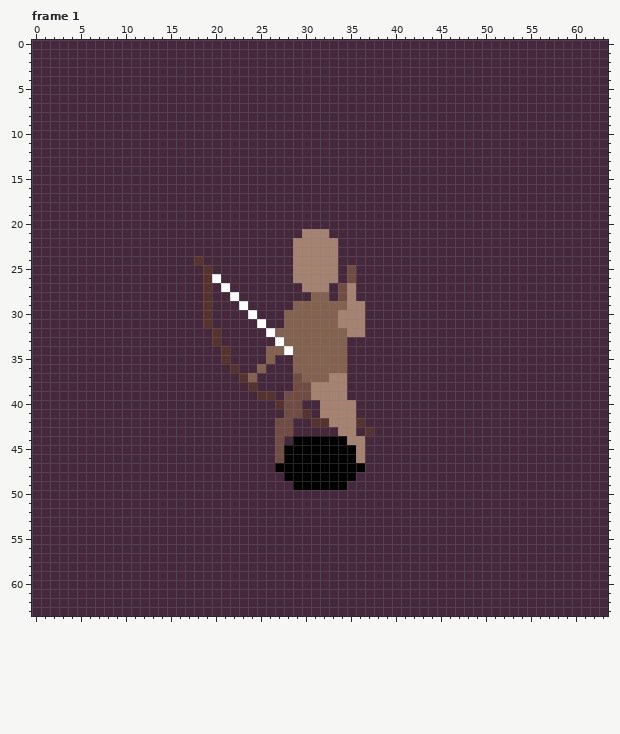
Pixel-art file, stored at assets/aseprite/human/human_melee_ranged_bow_attack.ase. The picture above is the old version.
64x64 pixels, 6 frames. Colours within 5 levels of each other are drawn and written as one. Shown: frame 1. The commit also changed other frames, which this record leaves out.
And afterwards:
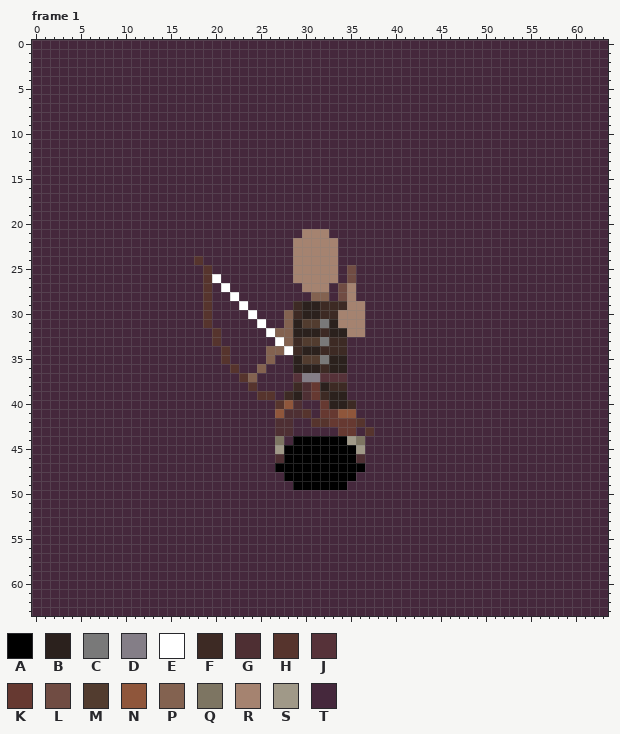
Palette (. is transparent): A #000000  B #2b211d  C #797979  D #847e87  E #ffffff  F #3d2a24  G #4e2f33  H #56342d  J #563239  K #663931  L #704c43  M #523c2f  N #8f563b  P #836250  Q #7d7562  R #a58370  S #a09988  T #45283c
Log entry: Human bow attack animation - some clothing is done
Diff:
layer "body/pants" now shown
layer "body/boots/wraps" now shown
layer "body/shirts/long" now shown
layer "body/jackets/leather_armor" now shown
Frame 1:
y 29: x 29..34 PPPPPP -> FBBFFF
y 30: x 29..33 PPPPP -> FBBFF
y 31: x 29..33 PPPPP -> BMMCB
y 32: x 29..34 PPPPPP -> BBBFBB
y 33: x 29..34 PPPPPP -> FMMCFF
y 34: x 29..34 PPPPPP -> FBBFFF
y 35: x 29..34 PPPPPP -> BMMCBB
y 36: x 29..34 PPPPPP -> BBBFBB
y 37: x 29..34 LPPPRR -> JDDJJJ
y 38: x 29..34 LLRRRR -> FGKBFF
y 39: x 28..34 LLLRRRR -> FBGKFBB
y 40: x 28..29 LL -> NG; x 32..35 RRRR -> KBBF
y 41: x 27..29 TLL -> NGG; x 32..35 RRRR -> KKNN
y 42: x 27..28 LL -> GG; x 33..35 RRR -> KKK
y 43: x 27..28 LL -> GG; x 34..35 RR -> KK
y 44: x 27 L -> Q; x 35..36 RR -> SQ
y 45: x 27 L -> S; x 36 R -> S
y 46: x 27 L -> G; x 36 R -> G
